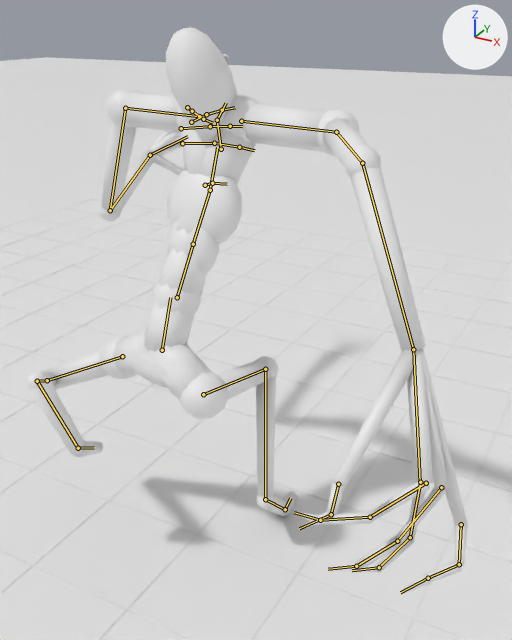
Two versions of the Blender file tools/level1_entity/out/blend/entity_motion.blend, one commit apart.
Both versions are drawn from a 50 mm lens placed at (5.83, -8.39, 0.64), pointed at (0.49, 1.3, -4.21). Arrows for +X, +Y and +Z are at upper right; the lights stay in place. The older version comes first. Both versions are drawn at frame 43 of the action 'Run'; the numbers are the values there. The bones that change, and the others that lie on the model, are drawn over the model as lines.

The first picture shows 'Entity_Capsule_Preview_NOT_REAL_MESH', 'FLOOR_UP_REFERENCE', 'Floor_grid_2_studs'.
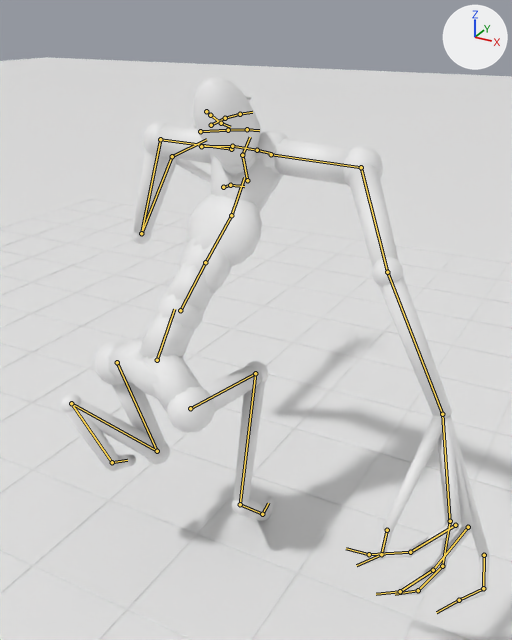
Location of each change, [x1, y1, x2, y2] in pixels of the pictures (512 x 640 px):
```json
{"object": "Entity_Capsule_Preview_NOT_REAL_MESH", "change": "posed", "before": [26, 27, 468, 593], "after": [61, 76, 489, 613]}
{"bone": "Hips", "before": "(162, 350) to (170, 297)", "after": "(157, 360) to (174, 309)"}
{"bone": "RightUpLeg", "before": "(203, 394) to (265, 369)", "after": "(190, 408) to (255, 373)"}
{"bone": "RightLeg", "before": "(265, 369) to (265, 499)", "after": "(255, 373) to (240, 504)"}
{"bone": "RightFoot", "before": "(265, 499) to (285, 509)", "after": "(240, 504) to (262, 514)"}
{"bone": "LeftUpLeg", "before": "(122, 356) to (47, 380)", "after": "(117, 362) to (157, 451)"}
{"bone": "LeftLeg", "before": "(47, 380) to (37, 381)", "after": "(157, 451) to (71, 403)"}
{"bone": "LeftFoot", "before": "(37, 381) to (78, 448)", "after": "(71, 403) to (112, 462)"}
{"bone": "Spine02", "before": "(177, 297) to (193, 244)", "after": "(180, 310) to (205, 262)"}
{"bone": "Spine01", "before": "(193, 244) to (210, 190)", "after": "(205, 262) to (231, 215)"}
{"bone": "Spine", "before": "(210, 190) to (217, 147)", "after": "(231, 215) to (244, 177)"}
{"bone": "RightArm", "before": "(336, 132) to (362, 163)", "after": "(361, 167) to (387, 272)"}
{"bone": "RightForeArm", "before": "(362, 163) to (413, 349)", "after": "(387, 272) to (442, 414)"}
{"bone": "RightHand", "before": "(413, 349) to (420, 483)", "after": "(442, 414) to (450, 524)"}
{"bone": "LeftArm", "before": "(125, 108) to (110, 210)", "after": "(160, 139) to (141, 233)"}
{"bone": "LeftForeArm", "before": "(110, 210) to (150, 155)", "after": "(141, 233) to (172, 156)"}
{"bone": "LeftHand", "before": "(150, 155) to (187, 136)", "after": "(172, 156) to (206, 139)"}
{"bone": "neck", "before": "(221, 149) to (217, 120)", "after": "(247, 180) to (242, 155)"}
```

Edits to the scene script, one JSON object a line:
```json
{"block": "bone_hips", "where": "bone_hips = bpy.data.objects['Entity_Studio_Rig'].pose.bones['Hips']  # child of 'Root'"}
{"op": "set", "path": "bone_hips.location", "old": "(-0.04, -1.41, -0.11)", "new": "(-0.14, -1.61, -0.16)"}
{"op": "set", "path": "bone_hips.rotation_quaternion", "old": "(0.993, -0.068, -0.069, -0.061)", "new": "(0.979, -0.136, -0.097, -0.119)", "note": "degrees (-7, -8, -6) -> degrees (-14, -13, -12)"}
{"block": "bone_rightupleg", "where": "bone_rightupleg = bpy.data.objects['Entity_Studio_Rig'].pose.bones['RightUpLeg']  # child of 'Hips'"}
{"op": "set", "path": "bone_rightupleg.rotation_quaternion", "old": "(0.719, 0.669, -0.19, 0.012)", "new": "(0.628, 0.759, -0.172, 0.009)", "note": "degrees (88, -17, -14) -> degrees (103, -13, -15)"}
{"block": "bone_rightleg", "where": "bone_rightleg = bpy.data.objects['Entity_Studio_Rig'].pose.bones['RightLeg']  # child of 'RightUpLeg'"}
{"op": "set", "path": "bone_rightleg.rotation_quaternion", "old": "(0.749, -0.64, 0.0, 0.171)", "new": "(0.682, -0.707, 0.0, 0.189)", "note": "degrees (-79, 13, 15) -> degrees (-90, 16, 16)"}
{"block": "bone_rightfoot", "where": "bone_rightfoot = bpy.data.objects['Entity_Studio_Rig'].pose.bones['RightFoot']  # child of 'RightLeg'"}
{"op": "set", "path": "bone_rightfoot.rotation_quaternion", "old": "(0.992, 0.122, 0.025, -0.01)", "new": "(0.986, 0.164, -0.024, -0.016)", "note": "degrees (14, 3, -1) -> degrees (19, -2, -2)"}
{"block": "bone_leftupleg", "where": "bone_leftupleg = bpy.data.objects['Entity_Studio_Rig'].pose.bones['LeftUpLeg']  # child of 'Hips'"}
{"op": "set", "path": "bone_leftupleg.rotation_quaternion", "old": "(0.9, -0.106, 0.146, 0.396)", "new": "(0.93, 0.132, -0.015, -0.342)", "note": "degrees (-5, 20, 47) -> degrees (15, 4, -40)"}
{"block": "bone_leftleg", "where": "bone_leftleg = bpy.data.objects['Entity_Studio_Rig'].pose.bones['LeftLeg']  # child of 'LeftUpLeg'"}
{"op": "set", "path": "bone_leftleg.rotation_quaternion", "old": "(0.557, -0.802, 0.0, -0.215)", "new": "(0.471, -0.852, 0.0, -0.228)", "note": "degrees (-108, -20, -15) -> degrees (-119, -23, -13)"}
{"block": "bone_leftfoot", "where": "bone_leftfoot = bpy.data.objects['Entity_Studio_Rig'].pose.bones['LeftFoot']  # child of 'LeftLeg'"}
{"op": "set", "path": "bone_leftfoot.rotation_quaternion", "old": "(0.538, 0.7, 0.333, -0.331)", "new": "(0.556, 0.736, 0.142, 0.36)", "note": "degrees (111, 55, 11) -> degrees (98, -22, 41)"}
{"block": "bone_spine02", "where": "bone_spine02 = bpy.data.objects['Entity_Studio_Rig'].pose.bones['Spine02']  # child of 'Hips'"}
{"op": "set", "path": "bone_spine02.rotation_quaternion", "old": "(1.0, -0.02, -0.002, 0.002)", "new": "(0.999, -0.039, -0.008, 0.005)", "note": "degrees (-2, 0, 0) -> degrees (-5, -1, 1)"}
{"block": "bone_spine01", "where": "bone_spine01 = bpy.data.objects['Entity_Studio_Rig'].pose.bones['Spine01']  # child of 'Spine02'"}
{"op": "set", "path": "bone_spine01.rotation_quaternion", "old": "(1.0, -0.012, -0.001, 0.001)", "new": "(1.0, -0.025, -0.005, 0.003)", "note": "degrees (-1, 0, 0) -> degrees (-3, -1, 0)"}
{"block": "bone_spine", "where": "bone_spine = bpy.data.objects['Entity_Studio_Rig'].pose.bones['Spine']  # child of 'Spine01'"}
{"op": "set", "path": "bone_spine.rotation_quaternion", "old": "(0.999, -0.006, 0.021, 0.026)", "new": "(0.998, -0.01, 0.034, 0.06)", "note": "degrees (-1, 2, 3) -> degrees (-1, 4, 7)"}
{"block": "bone_rightarm", "where": "bone_rightarm = bpy.data.objects['Entity_Studio_Rig'].pose.bones['RightArm']  # child of 'RightShoulder'"}
{"op": "set", "path": "bone_rightarm.rotation_quaternion", "old": "(0.876, -0.302, -0.077, -0.367)", "new": "(0.982, -0.034, 0.046, -0.179)", "note": "degrees (-30, -21, -40) -> degrees (-5, 4, -21)"}
{"block": "bone_rightforearm", "where": "bone_rightforearm = bpy.data.objects['Entity_Studio_Rig'].pose.bones['RightForeArm']  # child of 'RightArm'"}
{"op": "set", "path": "bone_rightforearm.rotation_quaternion", "old": "(0.942, 0.304, 0.0, 0.14)", "new": "(0.966, 0.233, 0.0, 0.107)", "note": "degrees (35, -5, 15) -> degrees (27, -3, 12)"}
{"block": "bone_righthand", "where": "bone_righthand = bpy.data.objects['Entity_Studio_Rig'].pose.bones['RightHand']  # child of 'RightForeArm'"}
{"op": "set", "path": "bone_righthand.rotation_quaternion", "old": "(0.955, -0.118, -0.268, 0.051)", "new": "(0.904, -0.261, -0.331, 0.076)", "note": "degrees (-17, -30, 11) -> degrees (-39, -34, 22)"}
{"block": "bone_leftarm", "where": "bone_leftarm = bpy.data.objects['Entity_Studio_Rig'].pose.bones['LeftArm']  # child of 'LeftShoulder'"}
{"op": "set", "path": "bone_leftarm.rotation_quaternion", "old": "(0.9, 0.249, -0.325, -0.15)", "new": "(0.83, 0.317, -0.401, -0.225)", "note": "degrees (39, -31, -30) -> degrees (56, -31, -47)"}
{"block": "bone_leftforearm", "where": "bone_leftforearm = bpy.data.objects['Entity_Studio_Rig'].pose.bones['LeftForeArm']  # child of 'LeftArm'"}
{"op": "set", "path": "bone_leftforearm.rotation_quaternion", "old": "(0.846, 0.485, 0.0, -0.223)", "new": "(0.766, 0.584, 0.0, -0.268)", "note": "degrees (57, 12, -23) -> degrees (70, 18, -26)"}
{"block": "bone_lefthand", "where": "bone_lefthand = bpy.data.objects['Entity_Studio_Rig'].pose.bones['LeftHand']  # child of 'LeftForeArm'"}
{"op": "set", "path": "bone_lefthand.rotation_quaternion", "old": "(0.935, -0.072, 0.339, -0.078)", "new": "(0.924, -0.209, 0.298, -0.12)", "note": "degrees (-14, 39, -14) -> degrees (-32, 30, -24)"}
{"block": "bone_neck", "where": "bone_neck = bpy.data.objects['Entity_Studio_Rig'].pose.bones['neck']  # child of 'Spine'"}
{"op": "set", "path": "bone_neck.rotation_quaternion", "old": "(0.937, 0.346, 0.043, 0.027)", "new": "(0.862, 0.503, 0.053, 0.037)", "note": "degrees (41, 4, 5) -> degrees (61, 3, 7)"}
```
